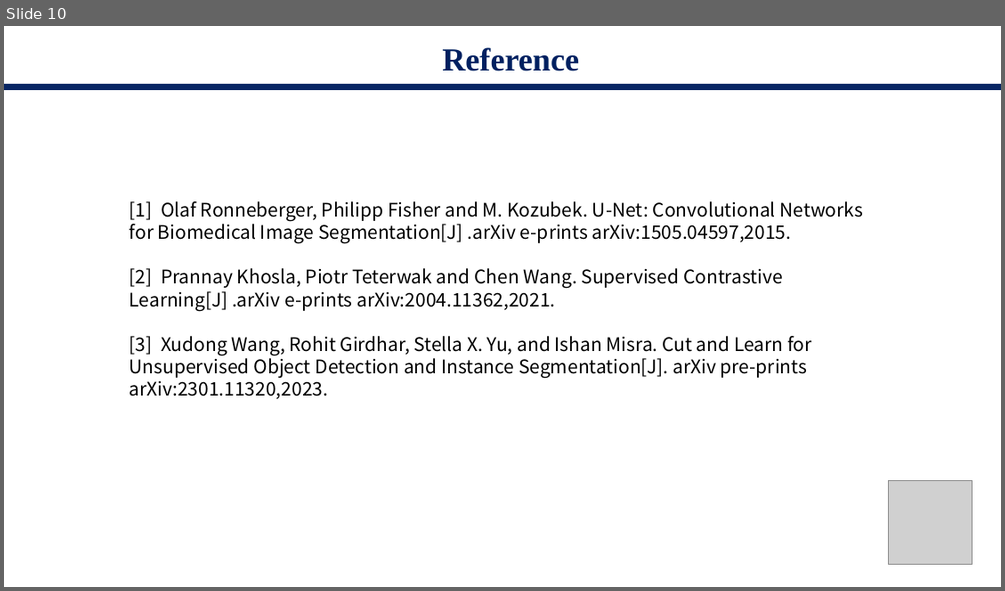
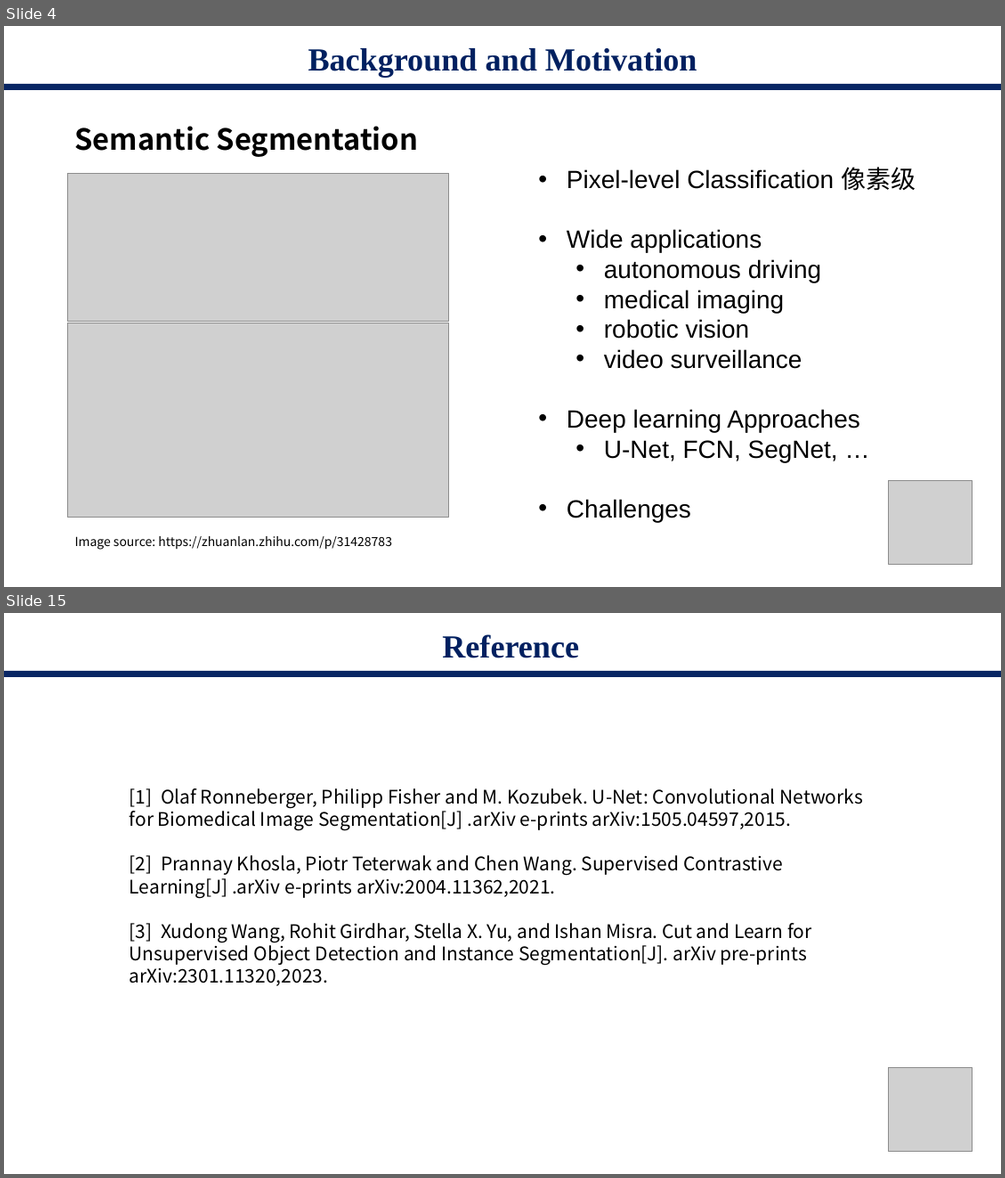
Before and after one commit to starga2er777/CS405_Project_SUSTech, a slide deck: proposal.pptx. Shown one above the other, each under a label of ours: slide 10 before the commit, slides 4 and 15 after it; the slides between them are not shown. The pictures are 1005x591 and 1005x1178 pixels, drawn with LibreOffice and Linux fonts; fonts in the diff are those of the drawing; grey boxes stand for pictures. Boxes give left, top, right and bottom in pixels: in the first picture for what was removed or moved away, otherwise in the second. Text is boxed around its words. In the diff, an @@ line names an element or a change of style, - is before the commit and + after.

```diff
--- a/proposal.pptx
+++ b/proposal.pptx
@@ slide 4 added at box(4, 26, 1001, 587), background #FFFFFF @@
@@ title added at box(308, 48, 697, 77), 31 pt, text #002060, bold @@
+Background and Motivation
@@ rectangle added at box(4, 84, 1001, 89), fill #002060 at 97% opacity @@
@@ text added at box(75, 126, 418, 157), 28 pt, text #000000, bold @@
+Semantic Segmentation
@@ picture added at box(67, 174, 449, 321) @@
@@ text added at box(566, 167, 915, 522), 24 pt, text #000000 @@
+• Pixel-level Classification 像素级
+• Wide applications
+  • autonomous driving
+  • medical imaging
+  • robotic vision
+  • video surveillance
+• Deep learning Approaches
+  • U-Net, FCN, SegNet, …
+• Challenges
@@ picture added at box(67, 323, 449, 516) @@
@@ picture added at box(888, 481, 971, 564) @@
@@ text added at box(75, 536, 392, 549), 12 pt, text #000000 @@
+Image source: https://zhuanlan.zhihu.com/p/31428783
@@ what was slide 10 is now slide 15 @@
```
Also in this commit, not shown: 7 slides changed, 7 other slides added, 3 slides removed, 2 other files.
